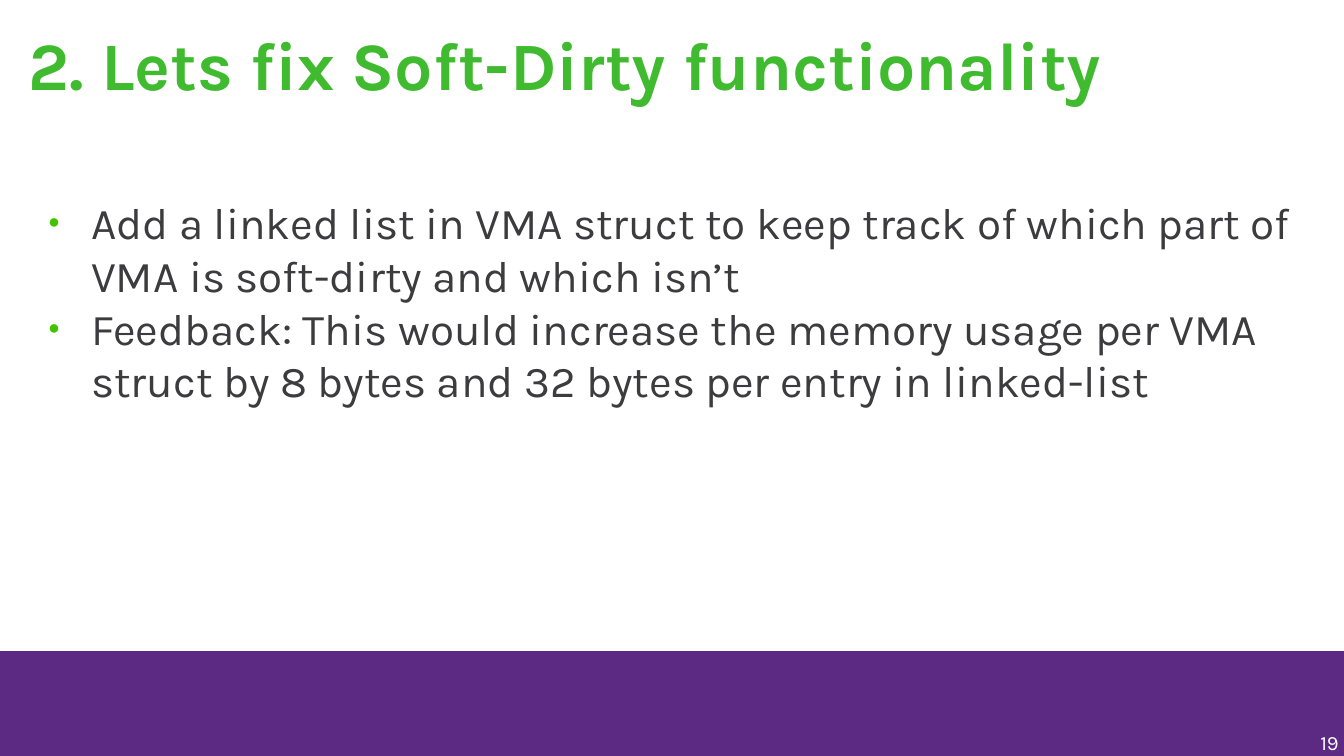
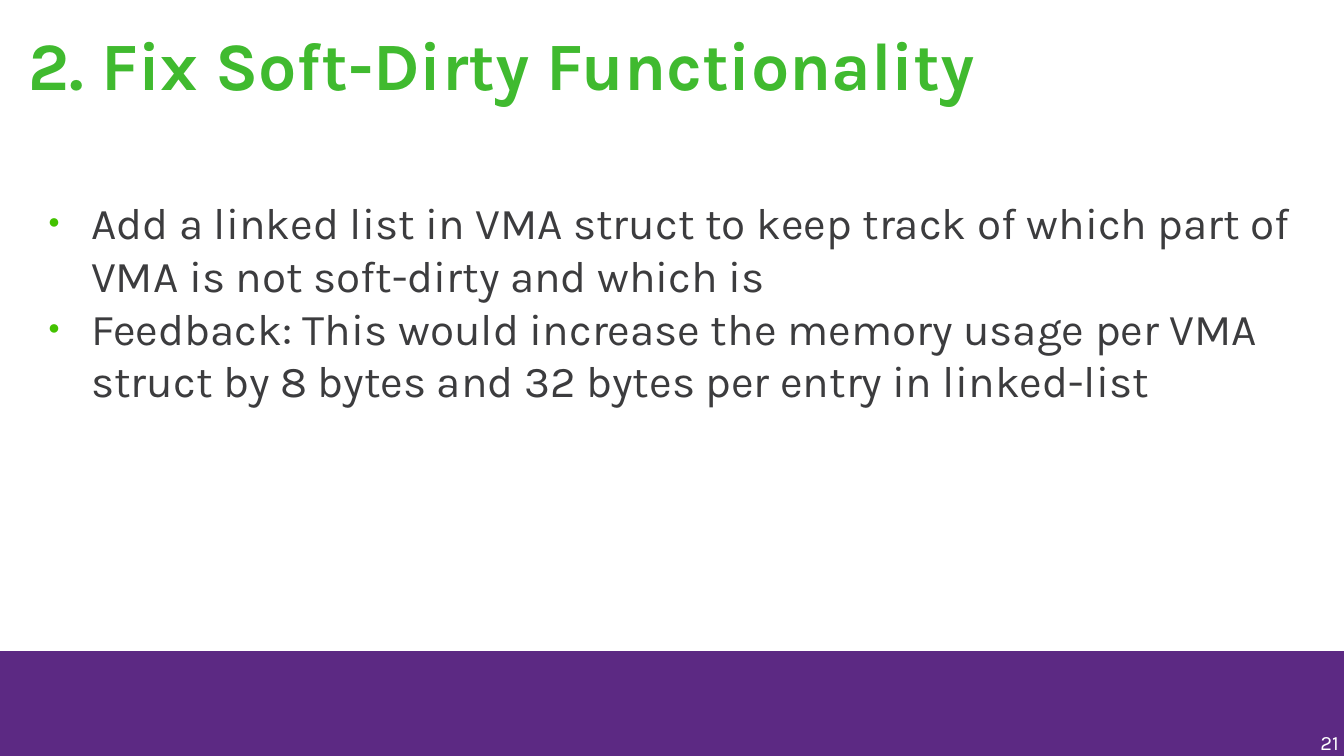
Before and after one commit to musamaanjum/presentations, a slide deck: slide 21 of Adding-Functionality-to-make-Windows-games-run-faster-on-Linux-v1.odp (slide 19 before the commit). Drawn at 1344x756 pixels with LibreOffice and Linux fonts; fonts in the diff are those of the drawing; background and template pictures are left out. Boxes give left, top, right and bottom in pixels: in the first picture for what was removed or moved away, otherwise in the second. Text is boxed around its words. In the diff, an @@ line names an element or a change of style, - is before the commit and + after.

```diff
--- a/Adding-Functionality-to-make-Windows-games-run-faster-on-Linux-v1.odp
+++ b/Adding-Functionality-to-make-Windows-games-run-faster-on-Linux-v1.odp
@@ title at box(29, 42, 974, 107): text changed @@
-2. Lets fix Soft-Dirty functionality
+2. Fix Soft-Dirty Functionality
@@ text at box(91, 208, 1290, 303): text changed @@
-● Add a linked list in VMA struct to keep track of which part of VMA is soft-dirty and which isn’t
+● Add a linked list in VMA struct to keep track of which part of VMA is not soft-dirty and which is
@@ page number at box(1320, 737, 1338, 750): text changed @@
-19
+21
```
Also in this commit, not shown: 12 other slides changed, 3 slides added.
